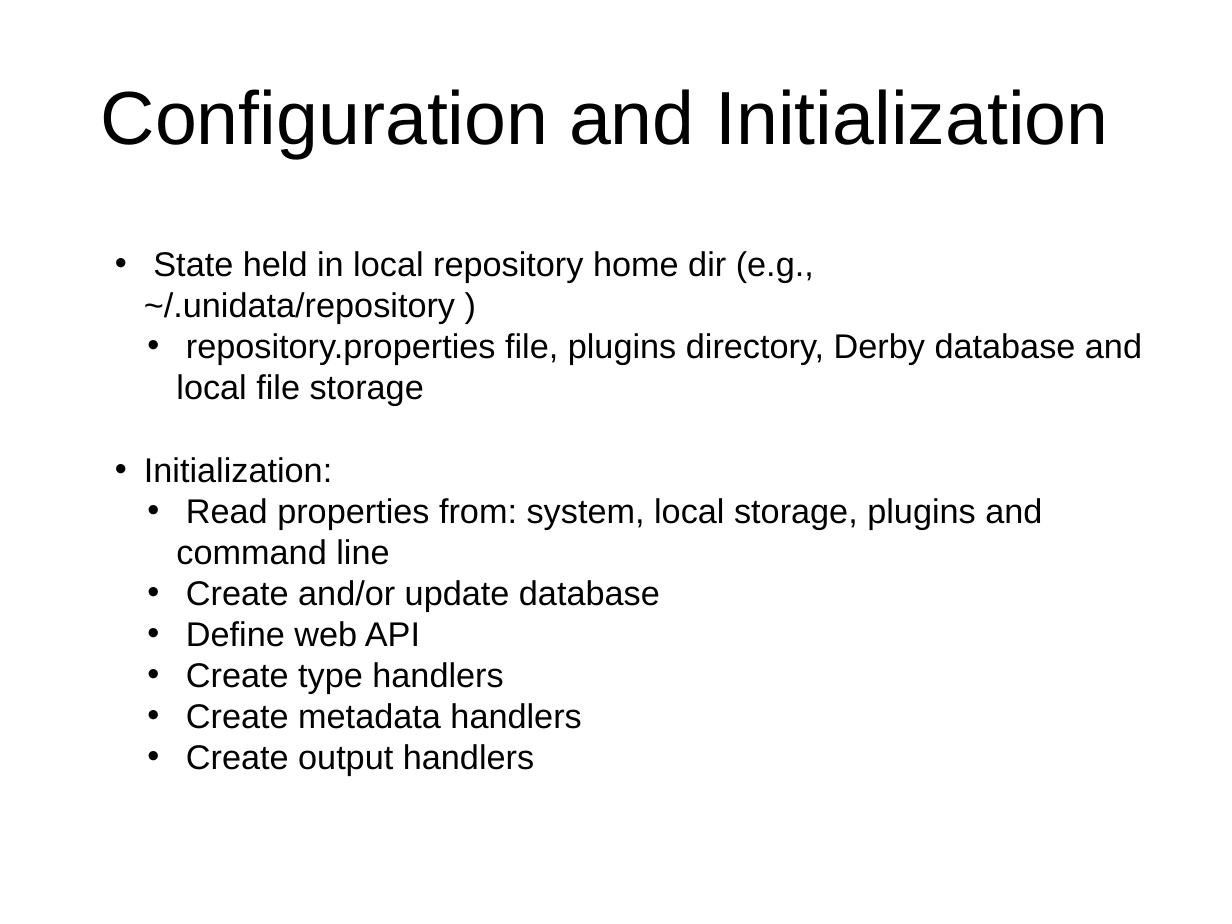
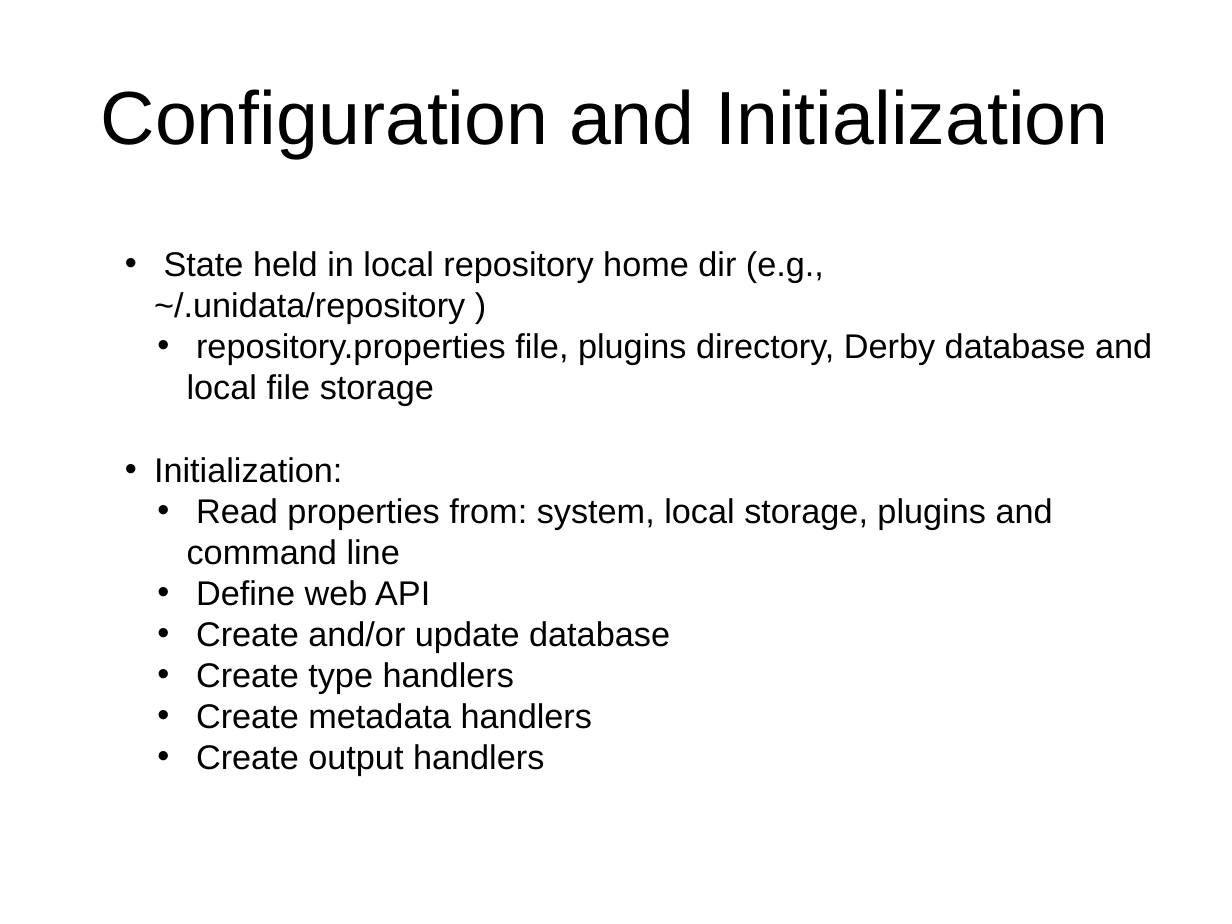
Before and after one commit to Unidata/IDV, a slide deck: slide 5 of ucar/unidata/repository/docs/presentations/architecture.ppt (slide 4 before the commit). Drawn at 1232x924 pixels with LibreOffice and Linux fonts; fonts in the diff are those of the drawing. Boxes give left, top, right and bottom in pixels: in the first picture for what was removed or moved away, otherwise in the second. Text is boxed around its words. In the diff, an @@ line names an element or a change of style, - is before the commit and + after.

```diff
--- a/ucar/unidata/repository/docs/presentations/architecture.ppt
+++ b/ucar/unidata/repository/docs/presentations/architecture.ppt
@@ text "State held in local repository ...": place and size @@
-text "State held in local repository ..." at [144, 251, 1142, 776]
+text "State held in local repository ..." at [154, 251, 1152, 776]
@@ text at [196, 580, 430, 606]: paragraph added @@
+  • Define web API
@@ text at [186, 621, 420, 647]: paragraph removed @@
-  • Define web API
```
Also in this commit, not shown: 5 other slides changed, 2 slides added, 1 slide removed, 38 other files.
